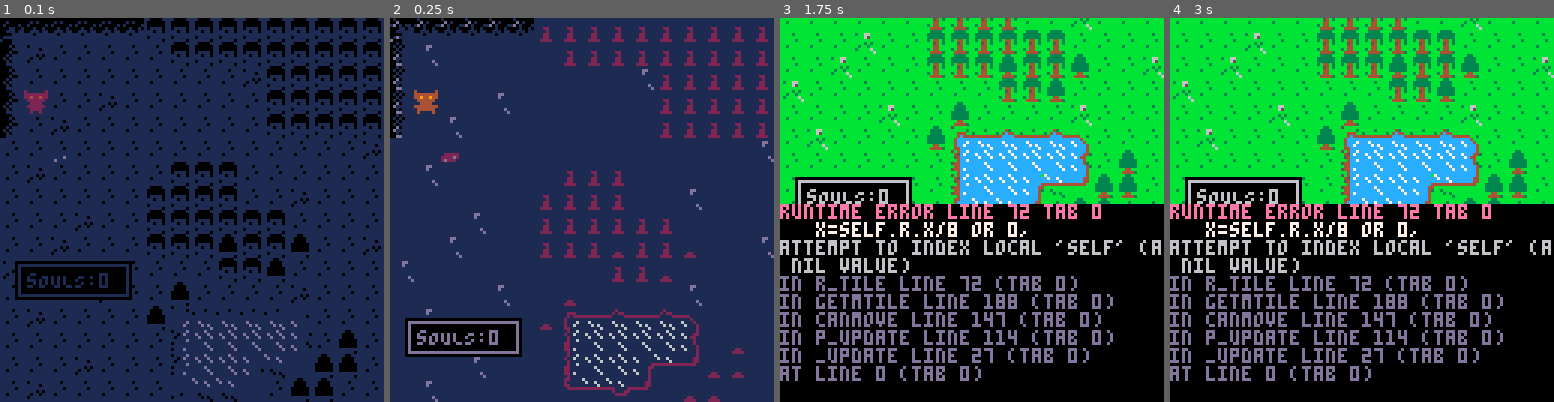
Above: before the commit, frames 1-4 (left to right).
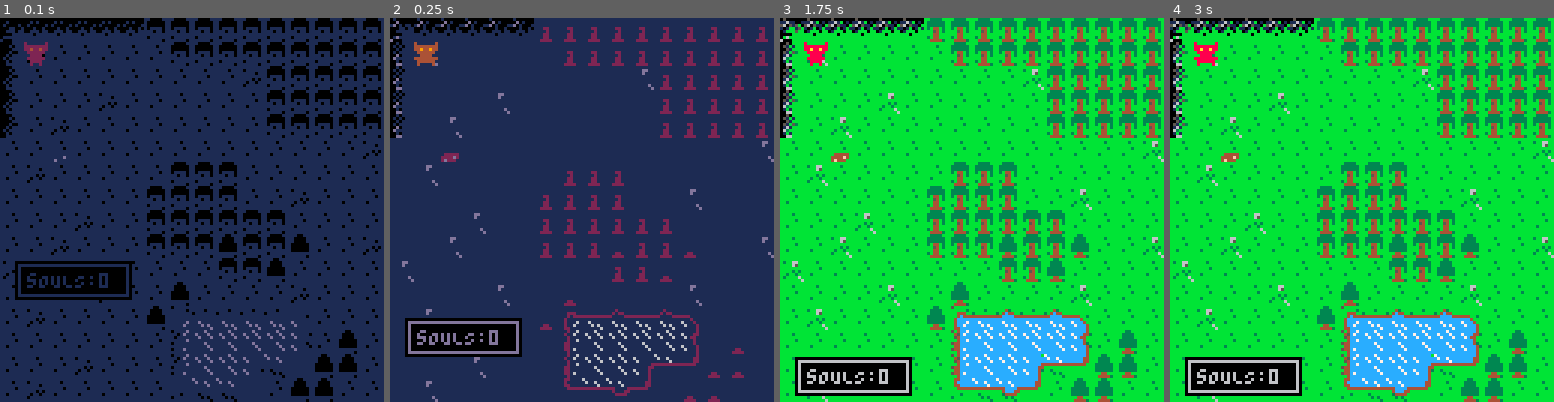
Above: after the commit, the same moments.

Repository: astonge/pico8-carts
Game: PICO-8 cartridge hell-on-earth.p8
The game is run twice, just before and just after one commit, with the same random seed, the same clock (stepped at 60 frames per second) and the same inputs.
Inputs:
- Up to frame 1 (0.1 s): no input
- Up to frame 2 (0.25 s): no input
- Up to frame 3 (1.75 s): tap X (X key) at 0.33, 1.07 s; tap O (Z key) at 0.7, 1.7 s; hold Right from 1.6 s (still down)
- Up to frame 4 (3 s): tap X (X key) at 1.85, 2.97 s; release Right at 2.1 s; tap O (Z key) at 2.1, 2.5, 2.9 s; hold Up 2.15-2.42 s; hold Right from 2.47 s (still down)

The runs differ from the first frame. In frame 1, 0.5% of the frame differs, in the area x 6-13%, y 6-25%; in frame 2, 0.5%; in frame 3, 71%; in frame 4, 71%, in the area x 0-100%, y 0-100%.
Error before the commit: runtime error line 72 tab 0; x=self.r.x/8 or 0,; attempt to index local 'self' (a nil value)

Commit message:
move player to object

Diff:
--- a/hell-on-earth.p8
+++ b/hell-on-earth.p8
@@ -2,32 +2,27 @@
 version 43
 __lua__
 function _init()
-	p_init()
+	plyr=player:new()
+	plyr:init()
 	dpal={0,1,1,2,1,13,6,4,4,9,3,13,1,13,14}
 	startgame()
-	plyr:init()
 end
 
 function startgame()
 	fadeperc=0.6
 	wind={}
 	hpwind=addwind(5,50,39,13,{})
-	_upd=update_game
 	_drw=draw_game
 	music(0,3000,4)
-end
-
-function update_game()
 end
 
 function draw_game()
 	cls(0)
 	map()
-	p_draw()
+	plyr:draw()
 end
 
 function _update()
-	p_update()
 	plyr:update()
 	if not stat(57) then
 		music(0,0,4)
@@ -41,109 +36,130 @@
 	checkfade()
 --	rectfill(0,128-16,128,128,0)
 --	rect(0,127-16,127,127,5)
-
 end
 -->8
 --player
-plyr={
-	init=function(self)
-		self.r={x=0,y=0,x2=0,y2=0}
-		self.l={x=0,y=0,x2=0,y2=0}
-		self.x=1
-		self.y=6
-		self.sp={6,7}
-		self.t,self.f,self.s = 0,1,6 --tick,frame,step
-	end,
-
-	update=function(self)
---		self.lt={
---			x=(self.x-1)*8,y=self.y*8,
---			x2=((self.x-1)*8)+8,y2=((self.y+1)*8)
---		}
---		self.rt={
---			x=(self.x+1)*8,y=self.y*8,
---			x2=((self.x+1)*8)+8,y2=((self.y+1)*8)
---		}
-	end,
---	r_tile={
---		x=rt[0].x/8,
---		y=rt[0].y/8
+player={}
+function player:new(tbl)
+tbl = tbl or {}
+setmetatable(tbl,{ __index = self})
+return tbl
+end
+function player:init()
+	self.r={x=0,y=0,x2=0,y2=0}
+	self.l={x=0,y=0,x2=0,y2=0}
+	self.x=1
+	self.y=1
+	self.sp={23,24}
+	--tick,frame,step
+	self.t,self.f,self.s = 0,1,16
+	self.state="walk"
+	self.anime={
+	idle={s=16,sp={23,24}},
+	walk={s=6,sp={6,7}},
+}
+end
+
+function player:draw()
+spr(self.anime[self.state].sp[self.f],self.x*8,self.y*8)
+end
+
+function player:update()
+--anime
+self.t=(self.t+1)%self.anime[self.state].s
+if (self.t==0) self.f=self.f%#self.anime[self.state].sp+1
+end
+
+
+--		update=function(self)
+--			printh(self)
+----		self.l={
+----			x=(self.x-1)*8,y=self.y*8,
+----			x2=((self.x-1)*8)+8,y2=((self.y+1)*8)
+----		}
+----		self.r={
+----			x=(self.x+1)*8,y=self.y*8,
+----			x2=((self.x+1)*8)+8,y2=((self.y+1)*8)
+----		}
+--		end,
+--		r_tile=function(self)
+--			printh("r_tile")
+--			printh(self.r)
+--			return {
+--				x=self.r.x/8 or 0,
+--				y=self.r.y/8 or 0
+--			}
+--		end
 --	}
-	r_tile=function(self)
-		printh("r_tile")
-		return {
-			x=self.r.x/8 or 0,
-			y=self.r.y/8 or 0
-		}
-	end,
-}
-
-function p_init()
-	p={x=1,y=3,a={}}
-	sp={6,7}
-	t,f,s=0,1,6 --tick,frame,step
-	add(p.a,{})
-	add(p.a,{})
-	add(p.a,{})
-	add(p.a,{})
-end
-
-function p_update()
-	plyr:update()
---	rt={
---		x=(p.x+1)*8,y=p.y*8,
---		x2=((p.x+1)*8)+8,y2=((p.y+1)*8)
+--	return new_plyr
+--end
+
+--function p_init()
+--	p={x=1,y=3,a={}}
+--	sp={6,7}
+--	t,f,s=0,1,6 --tick,frame,step
+--	add(p.a,{})
+--	add(p.a,{})
+--	add(p.a,{})
+--	add(p.a,{})
+--end
+--
+--function p_update()
+----	plyr:update()
+----	rt={
+----		x=(p.x+1)*8,y=p.y*8,
+----		x2=((p.x+1)*8)+8,y2=((p.y+1)*8)
+----	}
+----	p.a[1]={
+----		x=(p.x+1)*8,y=p.y*8,
+----		x2=((p.x+1)*8)+8,y2=((p.y+1)*8)
+----	}
+----	lt={
+----		x=(p.x-1)*8,y=p.y*8,
+----		x2=((p.x-1)*8)+8,y2=((p.y+1)*8)
+----	}
+--	up={
+--		x=p.x*8,y=(p.y*8)-8,
+--		x2=((p.x+1)*8),y2=((p.y+1)*8)-8
 --	}
---	p.a[1]={
---		x=(p.x+1)*8,y=p.y*8,
---		x2=((p.x+1)*8)+8,y2=((p.y+1)*8)
+--	dwn={
+--		x=p.x*8,y=(p.y*8)+8,
+--		x2=((p.x+1)*8),y2=((p.y+1)*8)+8
 --	}
---	lt={
---		x=(p.x-1)*8,y=p.y*8,
---		x2=((p.x-1)*8)+8,y2=((p.y+1)*8)
---	}
-	up={
-		x=p.x*8,y=(p.y*8)-8,
-		x2=((p.x+1)*8),y2=((p.y+1)*8)-8
-	}
-	dwn={
-		x=p.x*8,y=(p.y*8)+8,
-		x2=((p.x+1)*8),y2=((p.y+1)*8)+8
-	}
-	if btnp(⬅️) and not btn(🅾️) and not btn(❎) then
-		if canmove(⬅️) do p.x-=1 end
-	end
-	if btnp(➡️) and not btn(🅾️) and not btn(❎) then
-		if canmove(➡️) do p.x+=1 end
-	end
-
-	if btnp(⬆️) and not btn(🅾️) and not btn(❎) then
-		if canmove(⬆️) do p.y-=1 end
-	end
-	if btnp(⬇️) and not btn(🅾️) and not btn(❎) then
-		if canmove(⬇️) do p.y+=1 end
-	end
-
-	if btn(🅾️) then
-		if btnp(➡️) do action(➡️) end
-		if btnp(⬅️) do action(⬅️) end
-		if btnp(⬆️) do action(⬆️) end
-		if btnp(⬇️) do action(⬇️) end
-	end
-
-	t=(t+1)%s
-	if (t==0) f=f%#sp+1
-end
-
-function p_draw()
---	rect(rt.x,rt.y,rt.x2,rt.y2)
---	rect(lt.x,lt.y,lt.x2,lt.y2)
---	rect(up.x,up.y,up.x2,up.y2,4)
---	rect(dwn.x,dwn.y,dwn.x2,dwn.y2,5)
---	print(f)
-	spr(sp[f],p.x*8,p.y*8)
-
-end
+--	if btnp(⬅️) and not btn(🅾️) and not btn(❎) then
+--		if canmove(⬅️) do p.x-=1 end
+--	end
+--	if btnp(➡️) and not btn(🅾️) and not btn(❎) then
+--		if canmove(➡️) do p.x+=1 end
+--	end
+--
+--	if btnp(⬆️) and not btn(🅾️) and not btn(❎) then
+--		if canmove(⬆️) do p.y-=1 end
+--	end
+--	if btnp(⬇️) and not btn(🅾️) and not btn(❎) then
+--		if canmove(⬇️) do p.y+=1 end
+--	end
+--
+--	if btn(🅾️) then
+--		if btnp(➡️) do action(➡️) end
+--		if btnp(⬅️) do action(⬅️) end
+--		if btnp(⬆️) do action(⬆️) end
+--		if btnp(⬇️) do action(⬇️) end
+--	end
+--
+--	t=(t+1)%s
+--	if (t==0) f=f%#sp+1
+--end
+--
+--function p_draw()
+----	rect(rt.x,rt.y,rt.x2,rt.y2)
+----	rect(lt.x,lt.y,lt.x2,lt.y2)
+----	rect(up.x,up.y,up.x2,up.y2,4)
+----	rect(dwn.x,dwn.y,dwn.x2,dwn.y2,5)
+----	print(f)
+--	spr(sp[f],p.x*8,p.y*8)
+--
+--end
 -->8
 --collisions
 function canmove(dir)
@@ -183,14 +199,14 @@
 
 function getmtile(dir)
 	local s
-	printh(plyr:r_tile())
+--	printh(player[1].r.y)
 	if dir == ➡️ then
 --		local s2=mget((rt.x/8),(rt.y/8))
 --		s=mget((p.a[1].x/8),(p.a[1].y/8))
-		s=mget(
-			plyr.r_tile().x,
-			plyr.r_tile().y
-		)
+--		s=mget(
+--			plyr.r_tile(),
+--			plyr.r_tile()
+--		)
 --		printh("s2 "..s2)
 --		printh("s "..s)
 	end
@@ -327,6 +343,20 @@
 function rectfill2(_x,_y,_w,_h,_c)
  --★
  rectfill(_x,_y,_x+max(_w-1,0),_y+max(_h-1,0),_c)
+end
+-->8
+function makenpc(x,y,typ)
+	local new_npc={
+		x=x,
+		y=y,
+		typ=typ,
+		speed=1,
+		update=function(self)
+		end,
+		draw=function(self)
+		end,
+	}
+	return new_npc
 end
 __gfx__
 00000000bbbbbbbbb5b4cc7cbbbbbbbbcccccc4bcccccccb80000008800000088000000880000008000000000000000000000000000000000000000000000000
